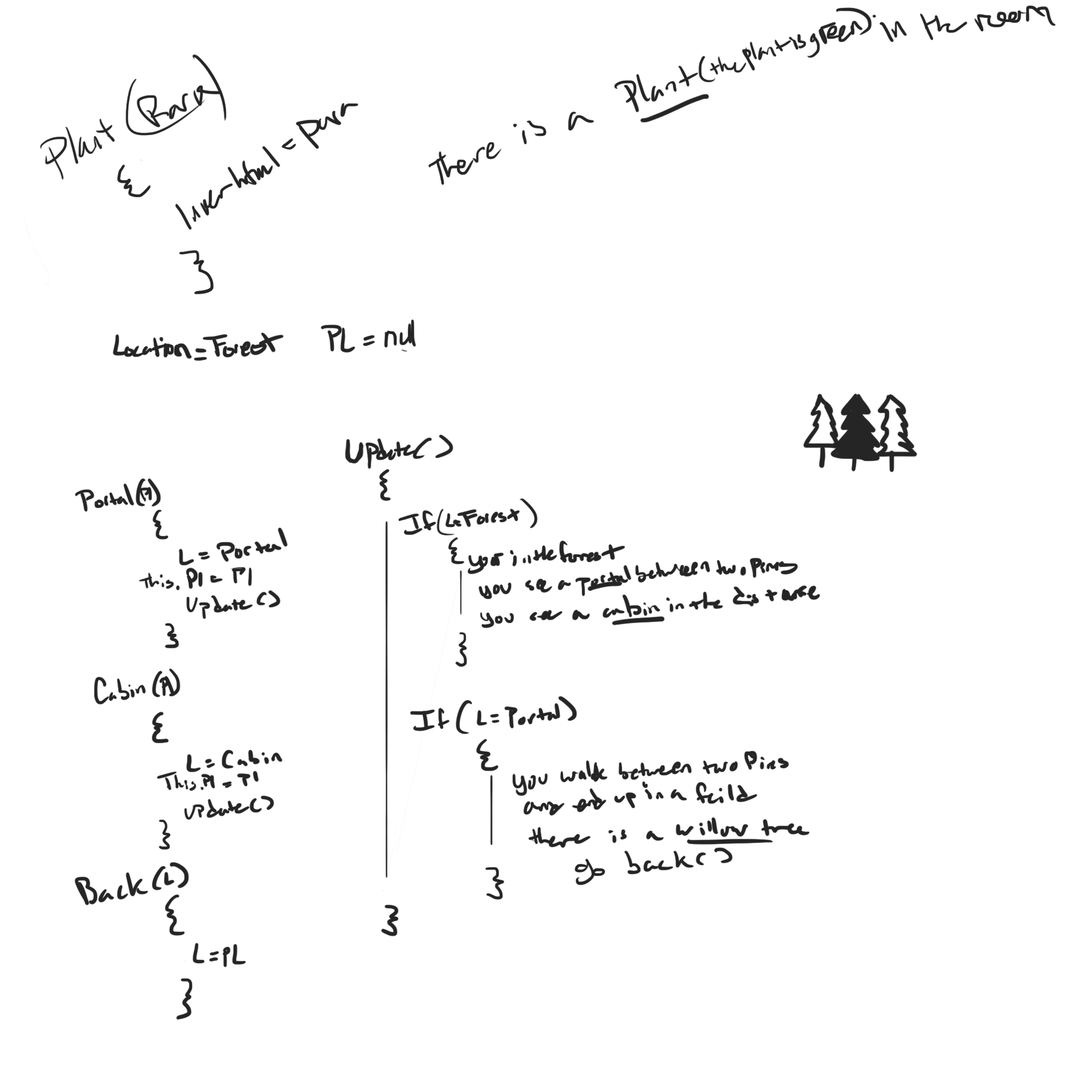
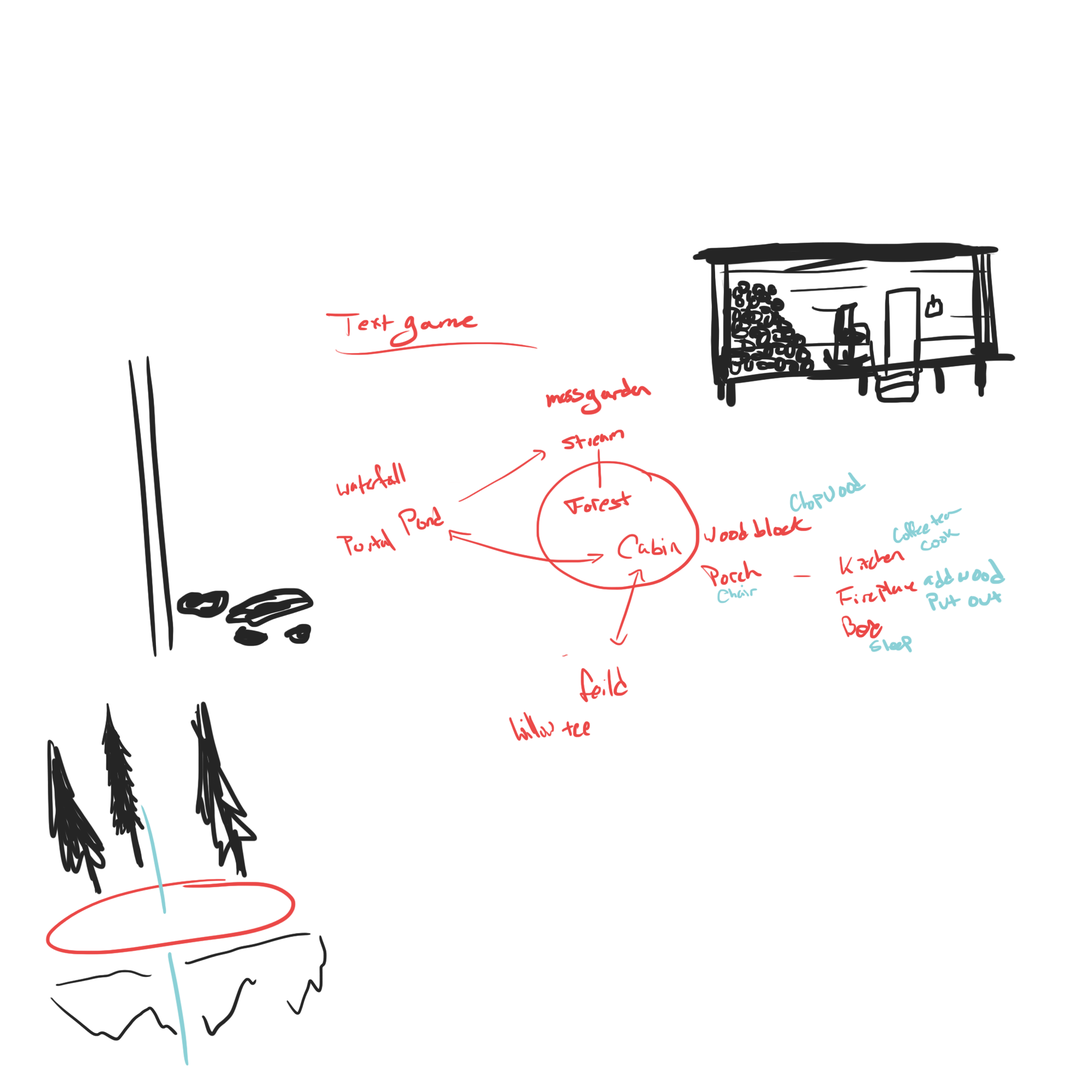
Comparing the layer stacks of the two 1091px x 1091px images. Changes:
hid "Layer 2" over box(23, 5, 1057, 1021)
added layer "Layer 4" above "Layer 1" over box(128, 241, 1017, 658)
showed "Layer 1" over box(45, 313, 1006, 1067)
